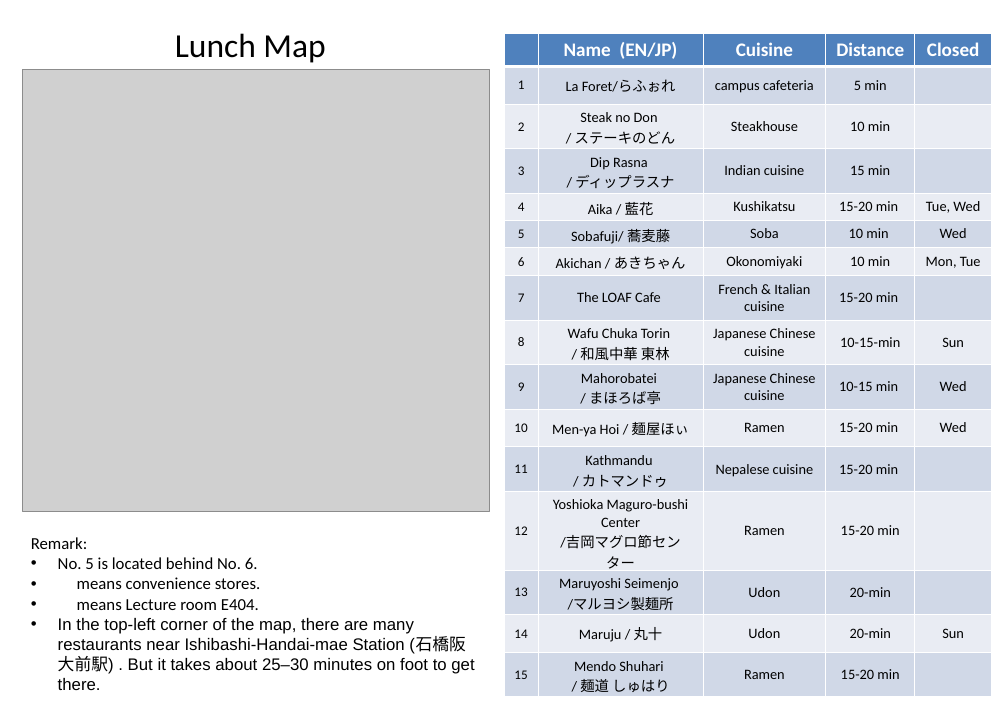
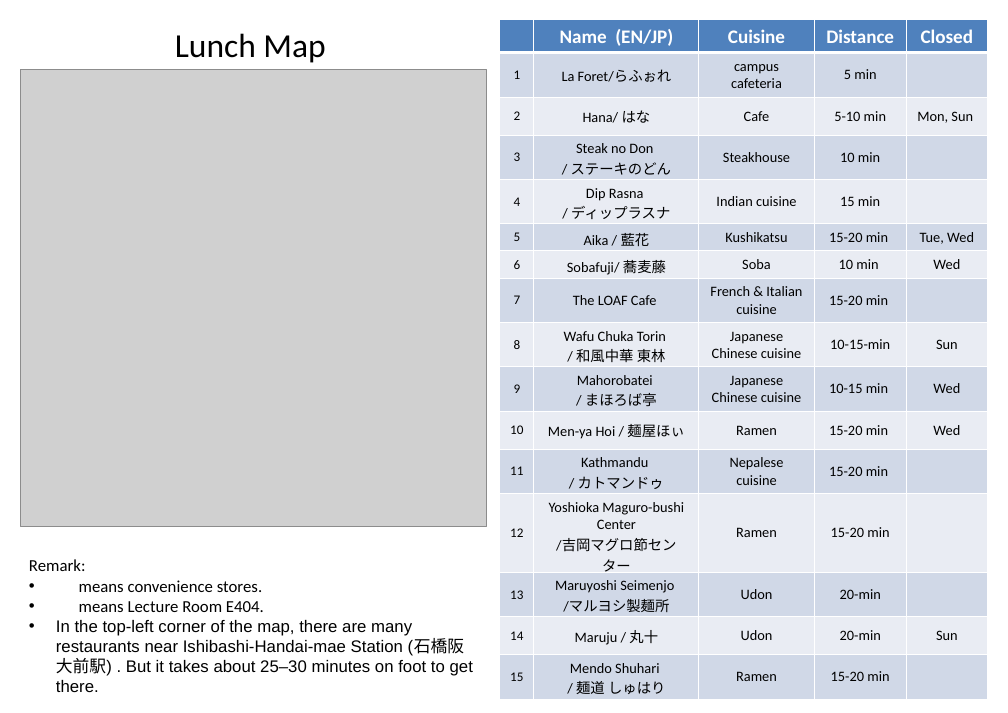
Before and after one commit to masataka123/blog3, a slide deck: slide 1 of pdf/20251005_access/lunch_map_E404.pptx. Drawn at 1008x713 pixels with LibreOffice and Linux fonts; fonts in the diff are those of the drawing; grey boxes stand for pictures; background and template pictures are left out. Boxes give left, top, right and bottom in pixels: in the first picture for what was removed or moved away, otherwise in the second. Text is boxed around its words. In the diff, an @@ line names an element or a change of style, - is before the commit and + after.

```diff
--- a/pdf/20251005_access/lunch_map_E404.pptx
+++ b/pdf/20251005_access/lunch_map_E404.pptx
@@ table at [500, 20, 988, 698] @@
-row 3: 2 | Steak no Don / / ステーキのどん | Steakhouse | 10 min | 
+row 3: 2 | Hana/ はな | Cafe | 5-10 min | Mon, Sun
-row 4: 3 | Dip Rasna / / ディップラスナ | Indian cuisine | 15 min | 
+row 4: 3 | Steak no Don / / ステーキのどん | Steakhouse | 10 min | 
-row 5: 4 | Aika / 藍花 | Kushikatsu | 15-20 min | Tue, Wed
+row 5: 4 | Dip Rasna / / ディップラスナ | Indian cuisine | 15 min | 
-row 6: 5 | Sobafuji/ 蕎麦藤 | Soba | 10 min | Wed
+row 6: 5 | Aika / 藍花 | Kushikatsu | 15-20 min | Tue, Wed
-row 7: 6 | Akichan / あきちゃん | Okonomiyaki | 10 min | Mon, Tue
+row 7: 6 | Sobafuji/ 蕎麦藤 | Soba | 10 min | Wed
@@ table: place and size @@
-table at [504, 34, 992, 696]
+table at [500, 20, 988, 698]
@@ picture: place and size @@
-picture at [22, 69, 490, 510]
+picture at [21, 69, 487, 526]
@@ text "Remark:": place and size @@
-text "Remark:" at [31, 537, 474, 690]
+text "Remark:" at [29, 559, 473, 692]
@@ text at [58, 557, 258, 569]: paragraph removed @@
-• No. 5 is located behind No. 6.
@@ text at [79, 601, 264, 612]: text changed @@
-• means Lecture room E404.
+• means Lecture Room E404.
```
Also in this commit, not shown: 1 other slide changed, 5 other files.
